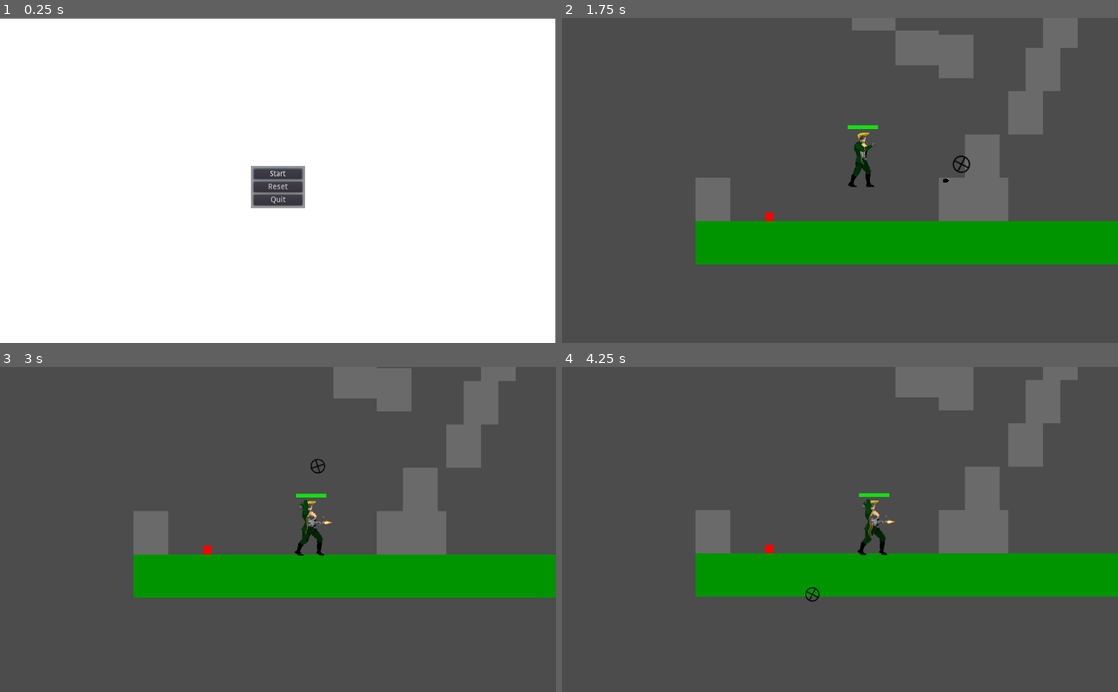
Above: before the commit, frames 1-4 (two rows, left to right).
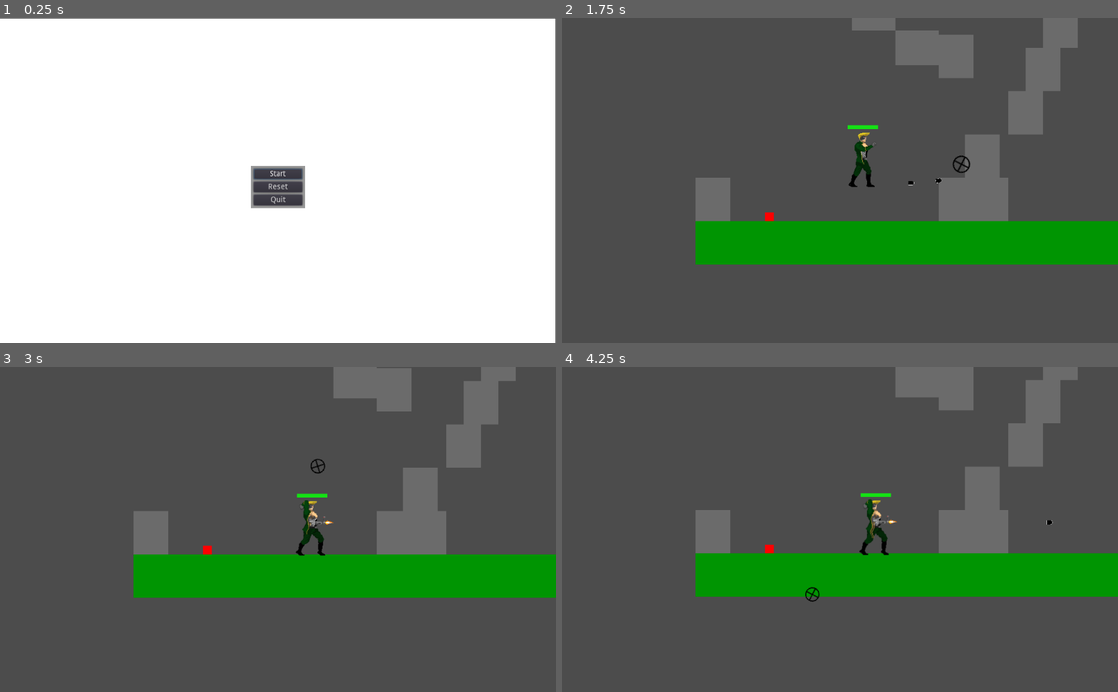
Above: after the commit, the same moments.

Repository: jfdoming/Project-B
Game: Godot game, scene res://scenes/Start.tscn
The game is run twice, just before and just after one commit, with the same random seed, the same clock (stepped at 60 frames per second) and the same inputs.
Inputs (mouse positions are in pixels of both pictures, inside the frame that each line leads up to):
- Up to frame 1 (0.25 s): no input
- Up to frame 2 (1.75 s): click "Start" at 0.5 s; move the mouse to (962, 164) at 1.27 s; hold Right (ui_right) from 1.28 s (still down); click (962, 164) at 1.35 s; tap Space (ui_select) at 1.52 s; tap F (fire_chest) at 1.55 s
- Up to frame 3 (3 s): move the mouse to (166, 545) at 2.02 s; tap F (fire_chest) at 2.1 s; tap Space (ui_select) at 2.27 s; click (166, 545) at 2.3 s; move the mouse to (333, 458) at 2.77 s; release Right (ui_right) at 2.78 s; hold Left (ui_left) from 2.78 s (still down); click (333, 458) at 2.85 s
- Up to frame 4 (4.25 s): tap F (fire_chest) at 3.05, 3.6 s; move the mouse to (812, 594) at 3.52 s; release Left (ui_left) at 3.53 s; hold Right (ui_right) from 3.53 s (still down); tap Space (ui_select) at 3.77 s; click (812, 594) at 3.8 s

The runs differ from the first frame. In frame 2, 0.1% of the frame differs, in the area x 51-70%, y 35-52%; in frame 3, 0.2%; in frame 4, 0.3%, in the area x 53-89%, y 38-58%.

Commit message:
Added chest shooting, also made players bullets and player unable to collide

Diff:
--- a/Bullet.tscn
+++ b/Bullet.tscn
@@ -10,7 +10,7 @@
 [node name="Bullet" type="RigidBody2D"]
 z_index = 1
 collision_layer = 4
-collision_mask = 0
+collision_mask = 8
 gravity_scale = 0.0
 script = ExtResource( 2 )
 
--- a/Player.gd
+++ b/Player.gd
@@ -81,7 +81,7 @@
 
 func calculate_velocity(delta):
 	var fire_chest = may_move and Input.is_action_just_pressed("fire_chest")
-	firing_chest = firing_chest or fire_chest
+	#firing_chest = firing_chest or fire_chest
 
 	var freeze = (not may_move) or firing_chest
 	var right = not freeze and Input.is_action_pressed('ui_right')
@@ -104,7 +104,22 @@
 			instance.linear_velocity = Vector2(-1000, 0).rotated(-instance.rotation)
 			instance.damage = bullet_damage
 			instance.connect("kill_obtained", self, "on_kill")
-
+	if fire_chest and firing_chest == false:
+		firing_chest = true
+		for i in range(8):
+			var chest_bullet = Bullet.instance()
+			get_parent().add_child(chest_bullet)
+			chest_bullet.position = $ChestFirePoint.global_position
+
+			if direction == RIGHT:
+				chest_bullet.linear_velocity = Vector2(1000, 0)
+			else:
+				chest_bullet.linear_velocity = Vector2(-1000, 0)
+				chest_bullet.scale.x = -1
+			chest_bullet.damage = bullet_damage
+			chest_bullet.connect("kill_obtained", self, "on_kill")
+			$ChestShootTimer2.start()
+			#yield($ChestShootTimer2, "timeout")
 	if crouch:
 		if jumping and not smashing:
 			smashing = true
--- a/Player.tscn
+++ b/Player.tscn
@@ -259,8 +259,8 @@
 "Persist",
 ]]
 z_index = 1000
-collision_layer = 9
-collision_mask = 7
+collision_layer = 5
+collision_mask = 9
 script = ExtResource( 1 )
 
 [node name="HealthBar" parent="." instance=ExtResource( 9 )]
@@ -293,6 +293,11 @@
 [node name="InvulnFlickerTimer" type="Timer" parent="."]
 wait_time = 0.1
 
+[node name="ChestShootTimer1" type="Timer" parent="."]
+
+[node name="ChestShootTimer2" type="Timer" parent="."]
+wait_time = 0.3
+
 [node name="StandAnimation" type="AnimatedSprite" parent="."]
 position = Vector2( 0, -7.30167 )
 scale = Vector2( 2, 2 )
@@ -346,6 +351,9 @@
 modulate = Color( 0.192157, 0.403922, 0.0862745, 1 )
 position = Vector2( 124.935, -114.845 )
 shape = SubResource( 47 )
+
+[node name="ChestFirePoint" type="Position2D" parent="."]
+position = Vector2( 54.158, -25 )
 [connection signal="health" from="." to="HealthBar" method="_on_Player_health"]
 [connection signal="smash_land" from="." to="Smash" method="_on_Player_smash_land"]
 [connection signal="animation_finished" from="Smash" to="Smash" method="_on_Smash_animation_finished"]
--- a/project.godot
+++ b/project.godot
@@ -92,4 +92,5 @@
 
 [rendering]
 
+quality/driver/driver_name="GLES2"
 environment/default_environment="res://default_env.tres"
